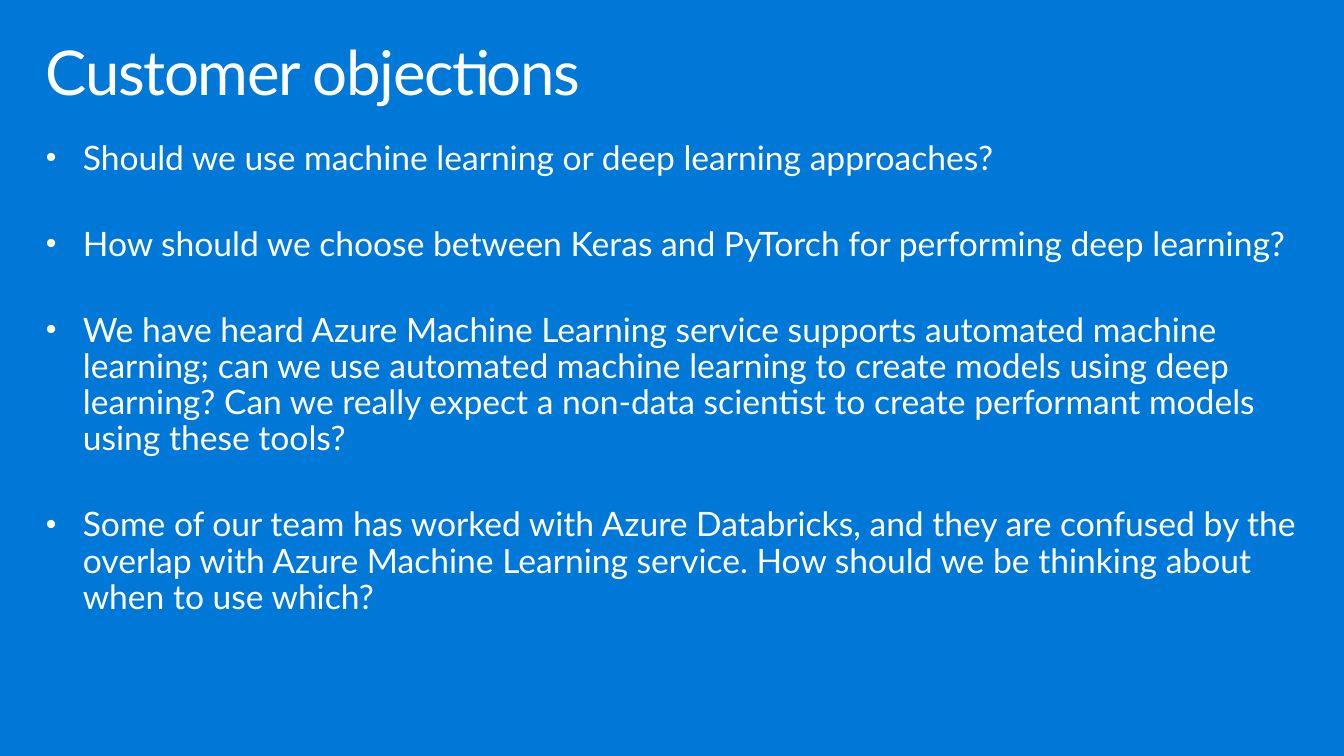
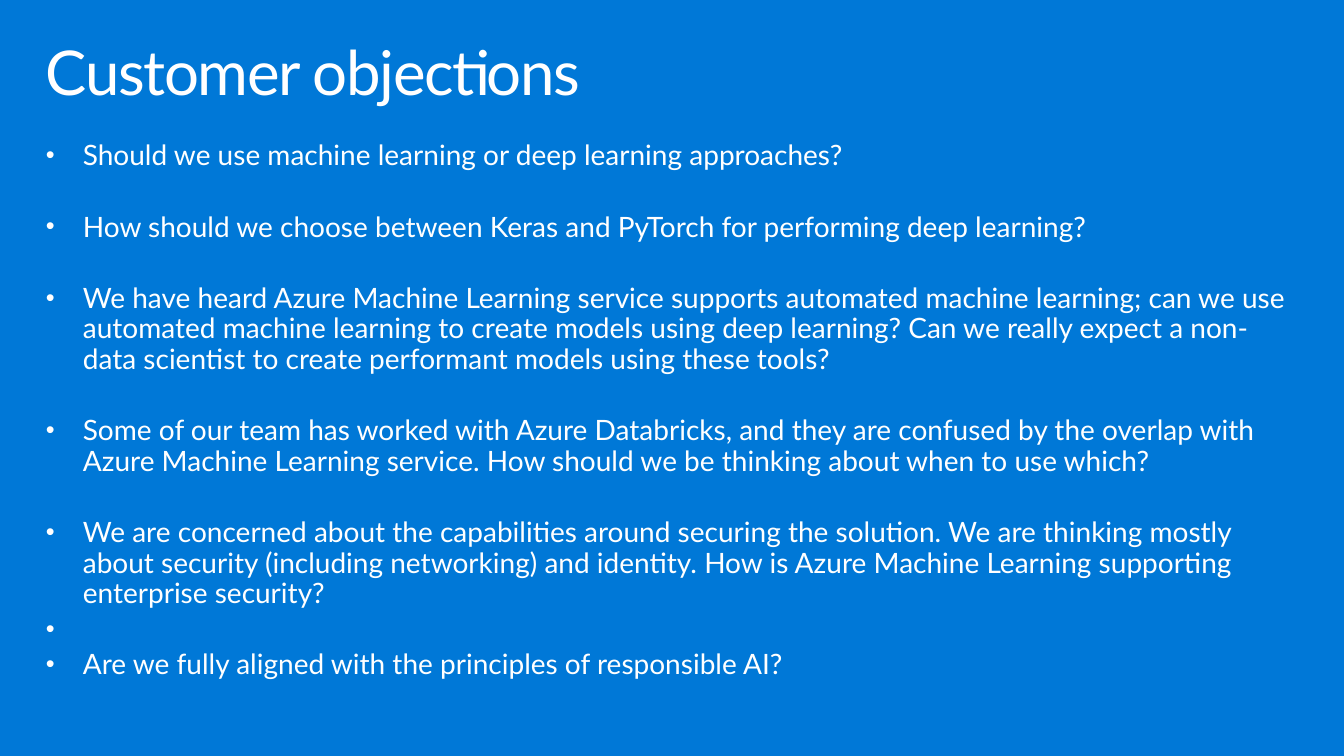
Before and after one commit to solliancenet/microsoft-partner-boot-camp, a slide deck: slide 9 of MCW-Machine-Learning/Whiteboard design session/WDS trainer presentation - Machine Learning.pptx. Drawn at 1344x756 pixels with LibreOffice and Linux fonts; fonts in the diff are those of the drawing. Boxes give left, top, right and bottom in pixels: in the first picture for what was removed or moved away, otherwise in the second. Text is boxed around its words. In the diff, an @@ line names an element or a change of style, - is before the commit and + after.

```diff
--- a/MCW-Machine-Learning/Whiteboard design session/WDS trainer presentation - Machine Learning.pptx
+++ b/MCW-Machine-Learning/Whiteboard design session/WDS trainer presentation - Machine Learning.pptx
@@ text at box(83, 144, 1285, 476): size 24 to 20 pt in "Should we use machine learning or deep ...", "How should we choose between Keras and ...", "We have heard Azure Machine Learning service ...", "Some of our team has worked with ..." @@
@@ text at box(83, 521, 1232, 679): paragraphs added @@
+• We are concerned about the capabilities around securing the solution. We are thinking mostly about security (including networking) and identity. How is Azure Machine Learning supporting enterprise security?
+• Are we fully aligned with the principles of responsible AI?
```
Also in this commit, not shown: 2 slides added, 2 other files.
